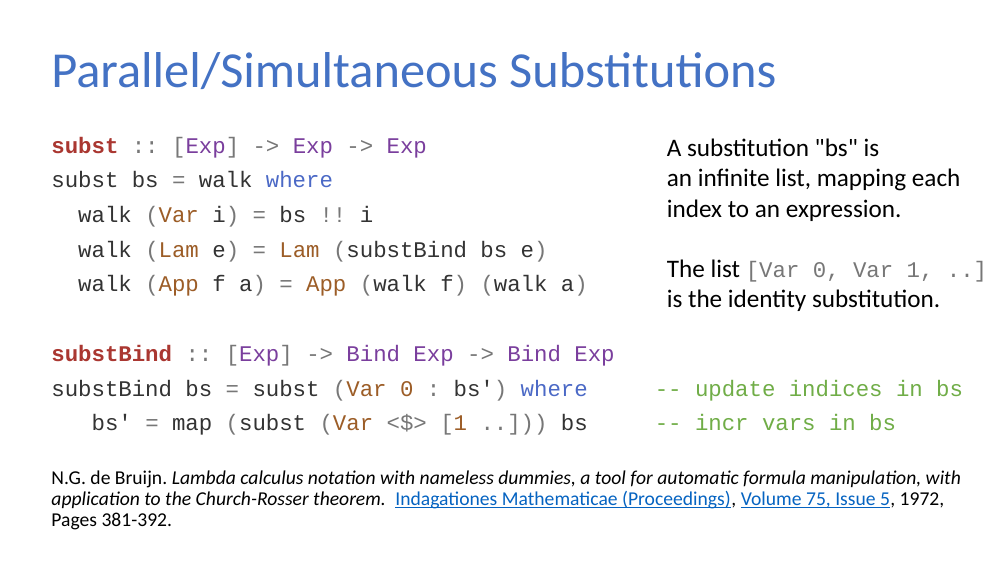
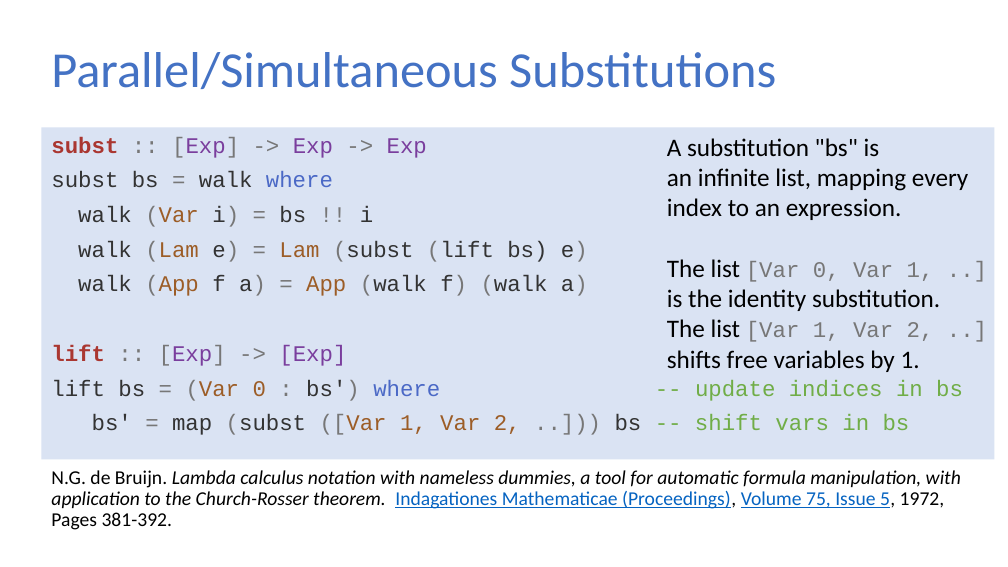
Before and after one commit to sweirich/lambda-n-ways, a slide deck: slide 18 of plclub-2021.pptx (slide 17 before the commit). Drawn at 1008x567 pixels with LibreOffice and Linux fonts; fonts in the diff are those of the drawing. Boxes give left, top, right and bottom in pixels: in the first picture for what was removed or moved away, otherwise in the second. Text is boxed around its words. In the diff, an @@ line names an element or a change of style, - is before the commit and + after.

```diff
--- a/plclub-2021.pptx
+++ b/plclub-2021.pptx
@@ rectangle added at (41,127,994,459), fill #DAE3F3 @@
@@ text at (667,138,968,220): text changed @@
-A substitution "bs" is
-an infinite list, mapping each
-index to an expression.
+A substitution "bs" is
+an infinite list, mapping every
+index to an expression.
@@ text at (78,241,588,262): text changed @@
-walk (Lam e) = Lam (substBind bs e)
+walk (Lam e) = Lam (subst (lift bs) e)
@@ text at (667,319,934,372): paragraph added @@
+The list [Var 1, Var 2, ..]
+shifts free variables by 1.
@@ text at (51,345,963,435): text changed @@
-substBind :: [Exp] -> Bind Exp -> Bind Exp
-substBind bs = subst (Var 0 : bs') where -- update indices in bs
-bs' = map (subst (Var <$> [1 ..])) bs -- incr vars in bs
+lift :: [Exp] -> [Exp]
+lift bs = (Var 0 : bs') where -- update indices in bs
+bs' = map (subst ([Var 1, Var 2, ..])) bs -- shift vars in bs
```
Also in this commit, not shown: 10 other slides changed, 7 other files.
